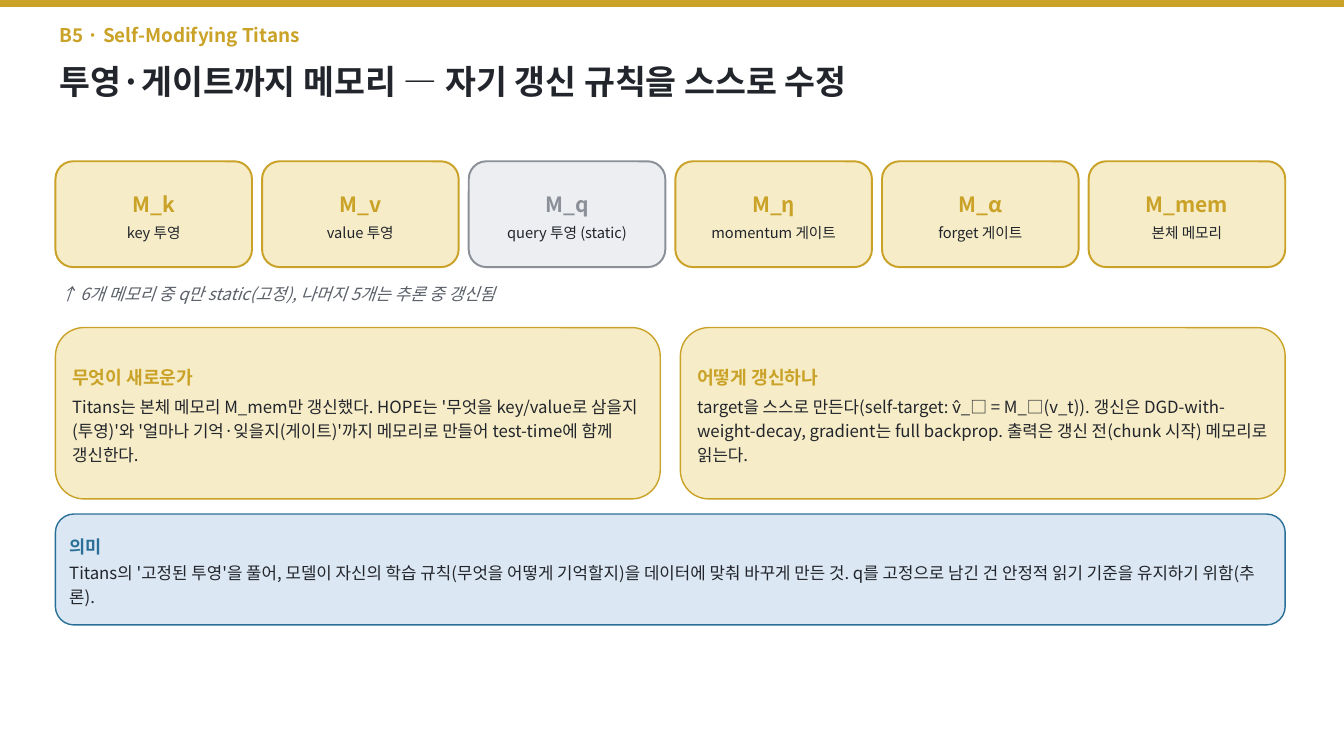
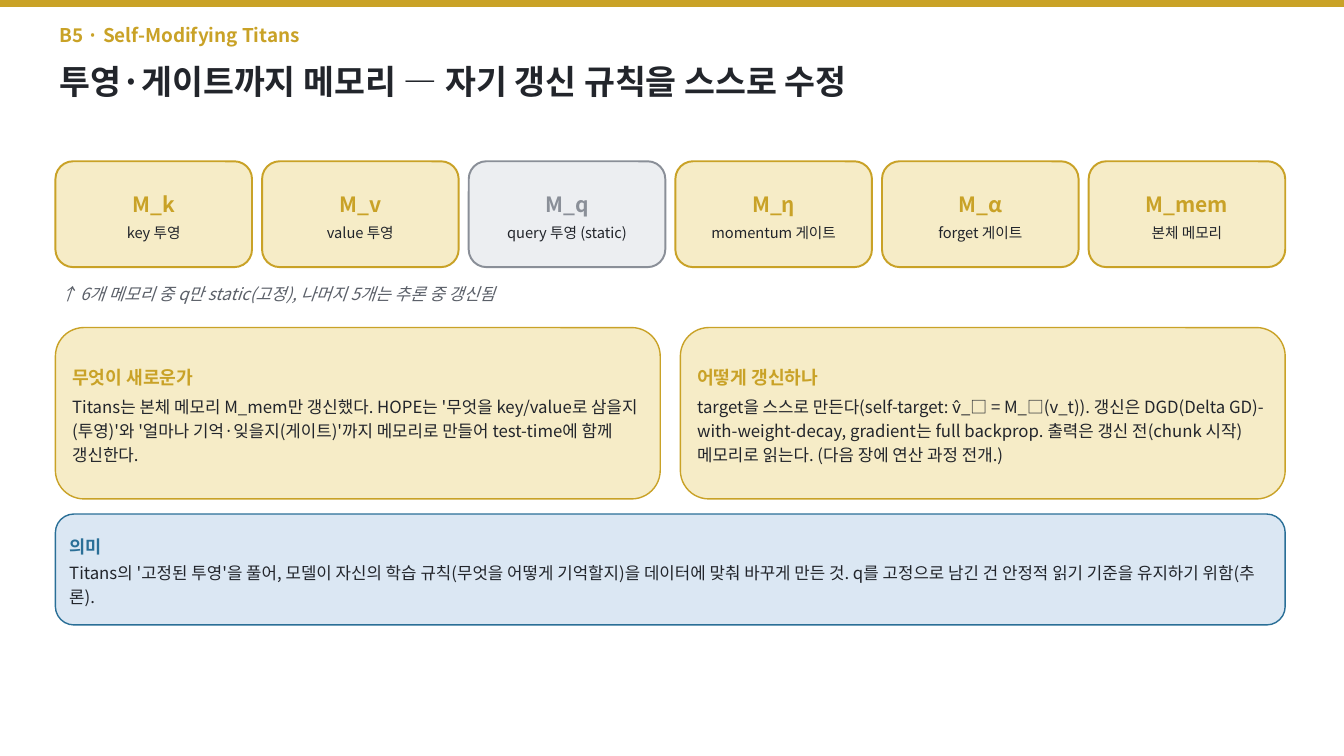
Before and after one commit to jimmylegendary/neural-memory-study, a slide deck: slide 64 of seminar/TTT-seminar.pptx (slide 60 before the commit). Drawn at 1344x756 pixels with LibreOffice and Linux fonts; fonts in the diff are those of the drawing. Boxes give left, top, right and bottom in pixels: in the first picture for what was removed or moved away, otherwise in the second. Text is boxed around its words. In the diff, an @@ line names an element or a change of style, - is before the commit and + after.

```diff
--- a/seminar/TTT-seminar.pptx
+++ b/seminar/TTT-seminar.pptx
@@ text in rounded rectangle at (697,399,1264,464): text changed @@
-target을 스스로 만든다(self-target: v̂_□ = M_□(v_t)). 갱신은 DGD-with-weight-decay, gradient는 full backprop. 출력은 갱신 전(chunk 시작) 메모리로 읽는다.
+target을 스스로 만든다(self-target: v̂_□ = M_□(v_t)). 갱신은 DGD(Delta GD)-with-weight-decay, gradient는 full backprop. 출력은 갱신 전(chunk 시작) 메모리로 읽는다. (다음 장에 연산 과정 전개.)
```
Also in this commit, not shown: 2 other slides changed, 6 slides added, 2 other files.
